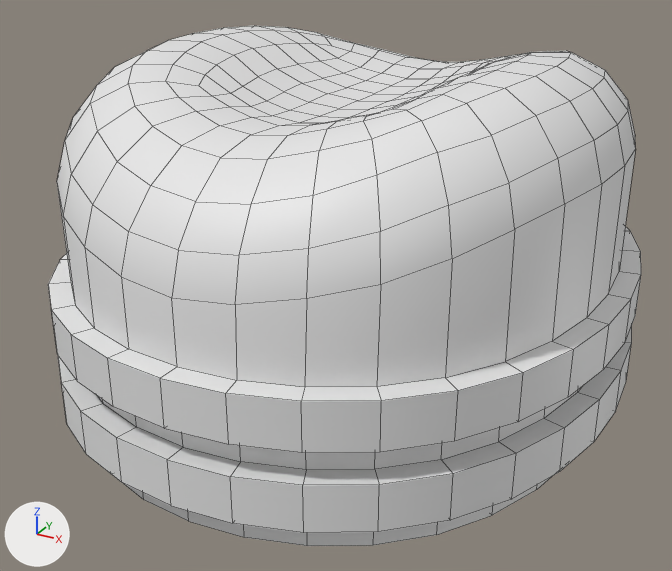
One commit to the Blender file Attires_Modular/Attires_Hats/Attire_Hat_MonorailTicketerCap/Attire_Hat_MonorailTicketerCap.blend: the scene before it, then after it.
The view is the same before and after, from a camera (50 mm lens) standing at (0.141, -0.271, 0.168) and looking at (-0.002, -0.012, 0.039). Every picture has the same lights, and +X, +Y and +Z are marked at lower left. The older version comes first. Mesh edges are drawn as thin lines.

The first picture shows 'Attire_Hat_MonorailTicketerCap'.
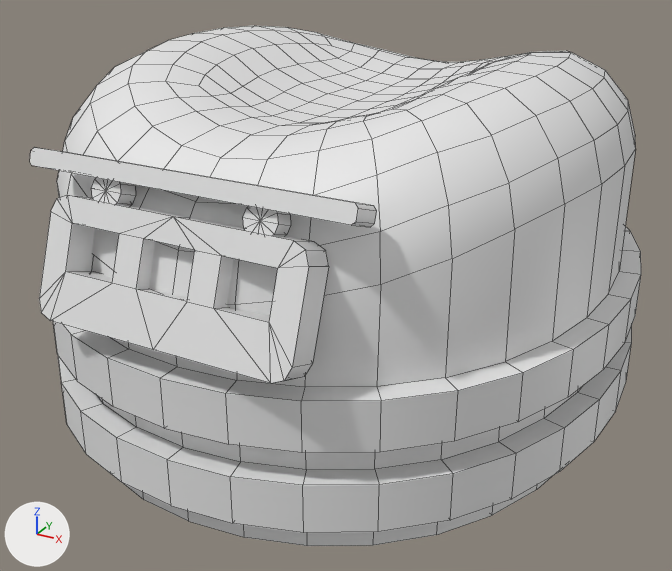
Scene script edits in JSON lines:
```json
{"block": "me_attire_hat_monorailticketercap", "where": "# used by ob_attire_hat_monorailticketercap; location = (0.0, 0.0, 0.0)"}
{"op": "remove", "block": "me_attire_hat_monorailticketercap", "code": "me_attire_hat_monorailticketercap.from_pydata(...)  # 578 vertices, 608 faces; spans x -0.095..0.095, y -0.109..0.109, z 0.0..0.118"}
{"op": "add", "block": "me_attire_hat_monorailticketercap", "code": "me_attire_hat_monorailticketercap.from_pydata(...)  # 698 vertices, 760 faces; spans x -0.095..0.095, y -0.11..0.109, z 0.0..0.118"}
{"block": "me_attire_hat_monorailticketercap", "change": "me_attire_hat_monorailticketercap part 1: a new loose piece of 52 vertices spanning x -0.04..0.04, y -0.11..-0.089, z 0.056..0.091"}
{"block": "me_attire_hat_monorailticketercap", "change": "me_attire_hat_monorailticketercap part 2: a new loose piece of 26 vertices spanning x 0.019..0.029, y -0.098..-0.089, z 0.086..0.098"}
{"block": "me_attire_hat_monorailticketercap", "change": "me_attire_hat_monorailticketercap part 3: a new loose piece of 26 vertices spanning x -0.029..-0.019, y -0.098..-0.089, z 0.086..0.098"}
{"block": "me_attire_hat_monorailticketercap", "change": "me_attire_hat_monorailticketercap part 4: a new loose piece of 16 vertices spanning x -0.05..0.05, y -0.097..-0.086, z 0.093..0.101"}
{"block": "me_attire_hat_monorailticketercap", "change": "me_attire_hat_monorailticketercap part 5: the surface is now shaded flat"}
```

Where the change shows, as pixel boxes [x1, y1, x2, y2] in the pictures (672 x 571 px):
```json
{"object": "Attire_Hat_MonorailTicketerCap", "change": "reshaped", "before": [48, 26, 641, 546], "after": [30, 26, 641, 546]}
{"part": 1, "of": "me_attire_hat_monorailticketercap", "change": "added", "after": [39, 195, 329, 383]}
{"part": 2, "of": "me_attire_hat_monorailticketercap", "change": "added", "after": [243, 206, 291, 237]}
{"part": 3, "of": "me_attire_hat_monorailticketercap", "change": "added", "after": [91, 178, 136, 206]}
{"part": 4, "of": "me_attire_hat_monorailticketercap", "change": "added", "after": [30, 147, 377, 227]}
```
